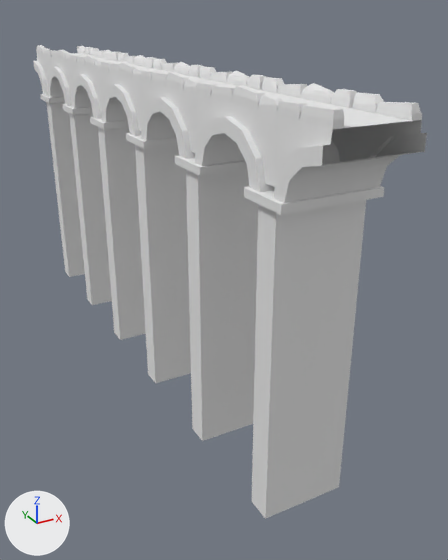
The Blender file assets/Models/Structures/ponte bridge.blend as it was, and as the next commit left it.
One viewpoint serves both versions: a 50 mm lens placed at (-218.0, -530.0, 69.0), pointed at (45.0, -52.0, -170.0). Lighting does not change. The marker at lower left points along +X, +Y and +Z.

The first picture shows 'ponteBridge'.
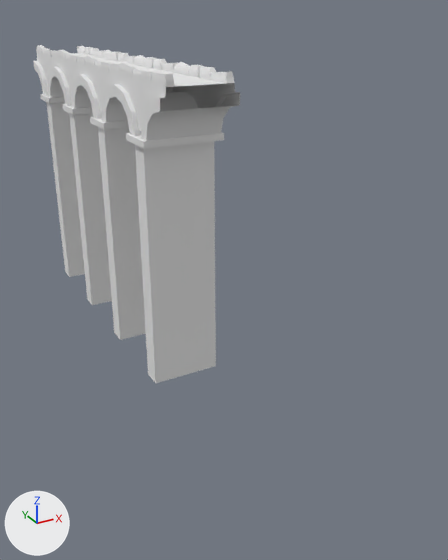
Boxes (x1, y1, x2, y2) around the edits, measured in the pictures (448 x 560 px):
'ponteBridge', reshaped (47% narrower, 29% shorter)
    before: (34, 45, 427, 519)
    after: (34, 45, 240, 383)
part 1 of me_pontebridge, deleted
    before: (175, 155, 258, 441)
part 2 of me_pontebridge, deleted
    before: (244, 186, 384, 519)
part 3 of me_pontebridge, cut back
    before: (160, 70, 427, 203)

The change, as a list of edits to the scene's bpy script:
```text
Change me_pontebridge:
    used by ob_pontebridge; location = (0.0, 0.0, 0.0)
    remove me_pontebridge.from_pydata(...)  # 892 vertices, 832 faces; spans x -36.0..36.0, y -293.0..293.0, z -258.0..27.0
    add me_pontebridge.from_pydata(...)  # 607 vertices, 557 faces, 1 loose edge; spans x -36.0..36.0, y -99.0..293.0, z -258.0..27.0
    me_pontebridge part 1: the loose piece of 16 vertices spanning x -36.0..36.0, y -167.0..-128.0, z -258.0..-27.0 is deleted
    me_pontebridge part 2: the loose piece of 16 vertices spanning x -36.0..36.0, y -264.0..-224.0, z -258.0..-27.0 is deleted
    me_pontebridge part 3
    253 vertices are removed from x -34.0..34.0, y -293.0..-99.0, z -27.0..27.0
    249 faces are deleted
    1 loose edge is added
```
